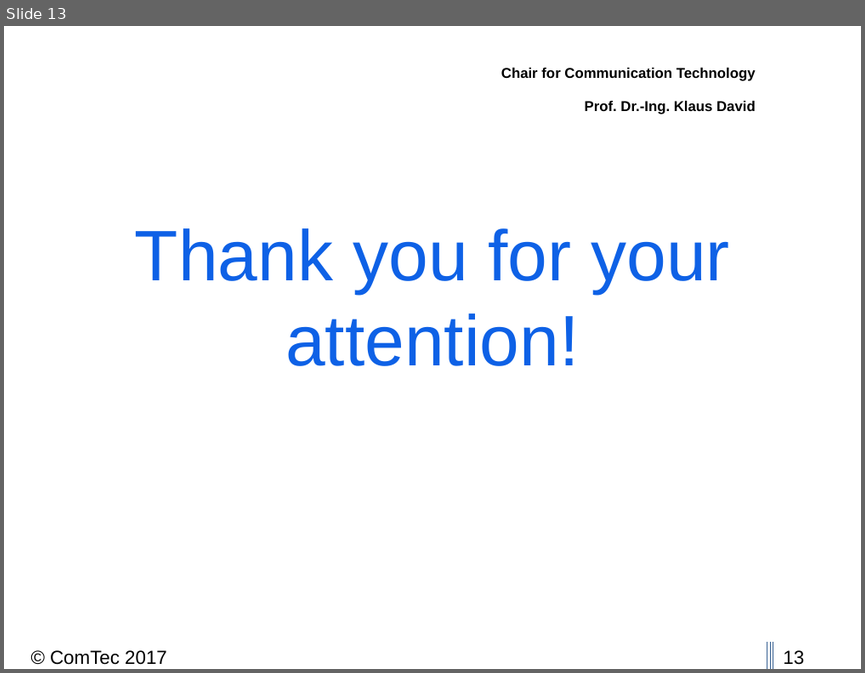
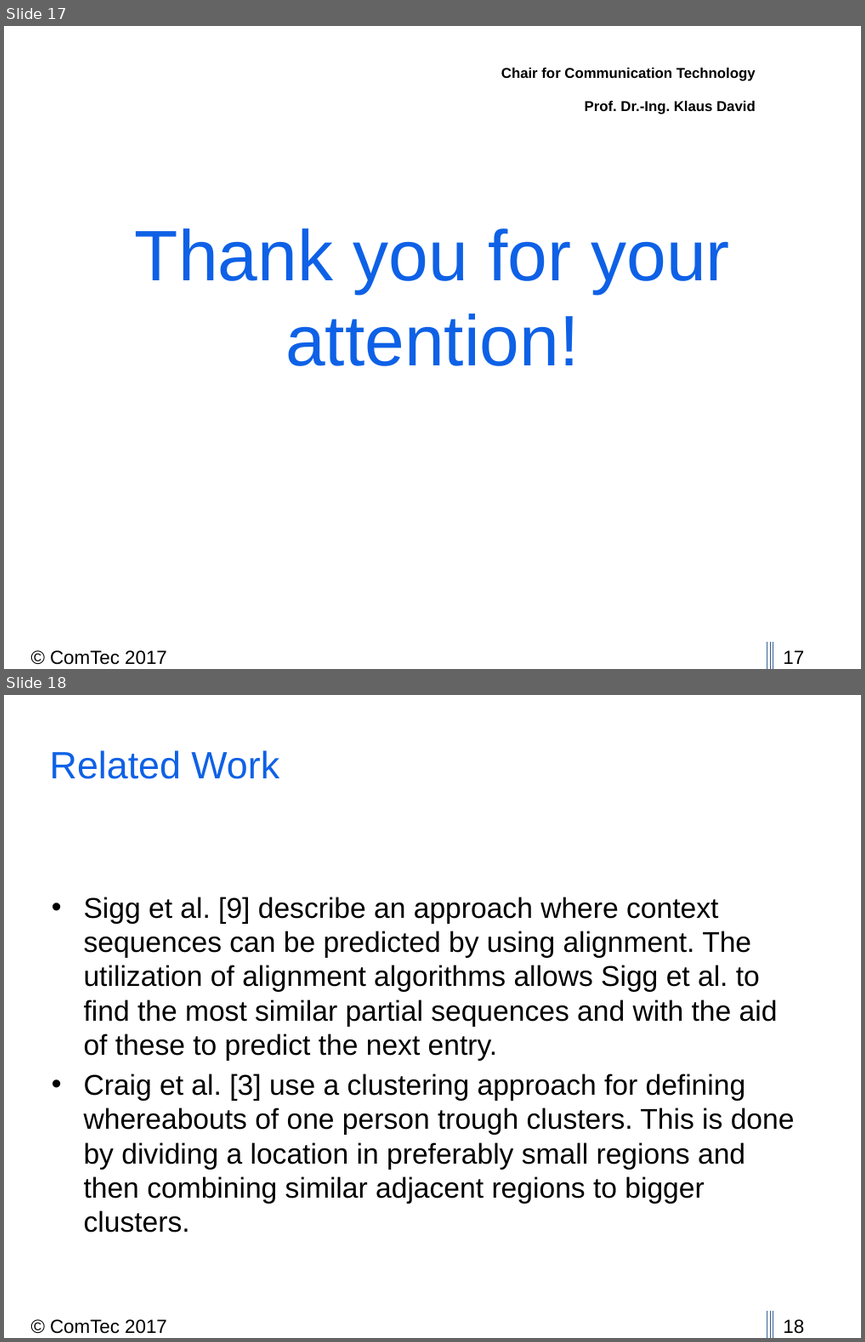
Before and after one commit to thedrayman/ct2-alignment, a slide deck: Presentation/CT2_2017_Alignment.pptx. Shown one above the other, each under a label of ours: slide 13 before the commit, slides 17 and 18 after it. The pictures are 865x673 and 865x1342 pixels, drawn with LibreOffice and Linux fonts; fonts in the diff are those of the drawing; background and template pictures are left out. Boxes give left, top, right and bottom in pixels: in the first picture for what was removed or moved away, otherwise in the second. Text is boxed around its words. In the diff, an @@ line names an element or a change of style, - is before the commit and + after.

Commit message:
added more to presentation and added sw baba image for paper (not in text)

```diff
--- a/Presentation/CT2_2017_Alignment.pptx
+++ b/Presentation/CT2_2017_Alignment.pptx
@@ slide 18 added at (4,695,861,1338), background #FFFFFF; not listed: 5 template elements that a slide beside it also shows @@
@@ title added at (50,750,279,779), 32 pt, text #0E61E6 @@
+Related Work
@@ text added at (84,896,794,1232), 24 pt, text #000000 @@
+• Sigg et al. [9] describe an approach where context sequences can be predicted by using alignment. The utilization of alignment algorithms allows Sigg et al. to find the most similar partial sequences and with the aid of these to predict the next entry.
+• Craig et al. [3] use a clustering approach for defining whereabouts of one person trough clusters. This is done by dividing a location in preferably small regions and then combining similar adjacent regions to bigger clusters.
@@ what was slide 13 is now slide 17 @@
@@ page number at (783,650,804,664): text changed @@
-13
+17
```
Also in this commit, not shown: 7 slides changed, 7 other slides added, 3 slides removed, 4 other files.
